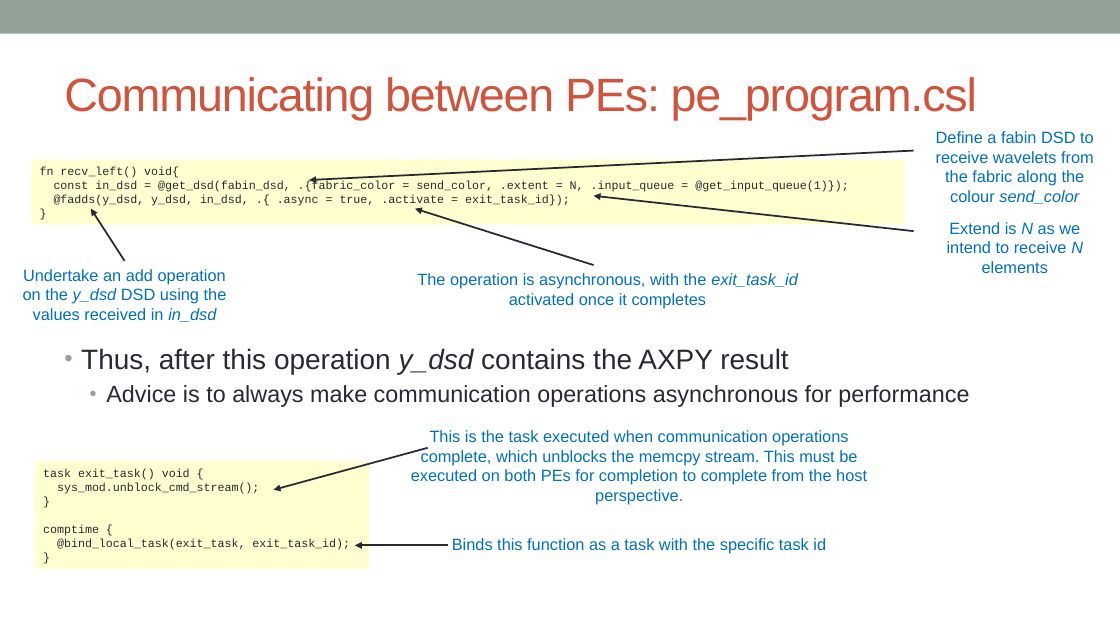
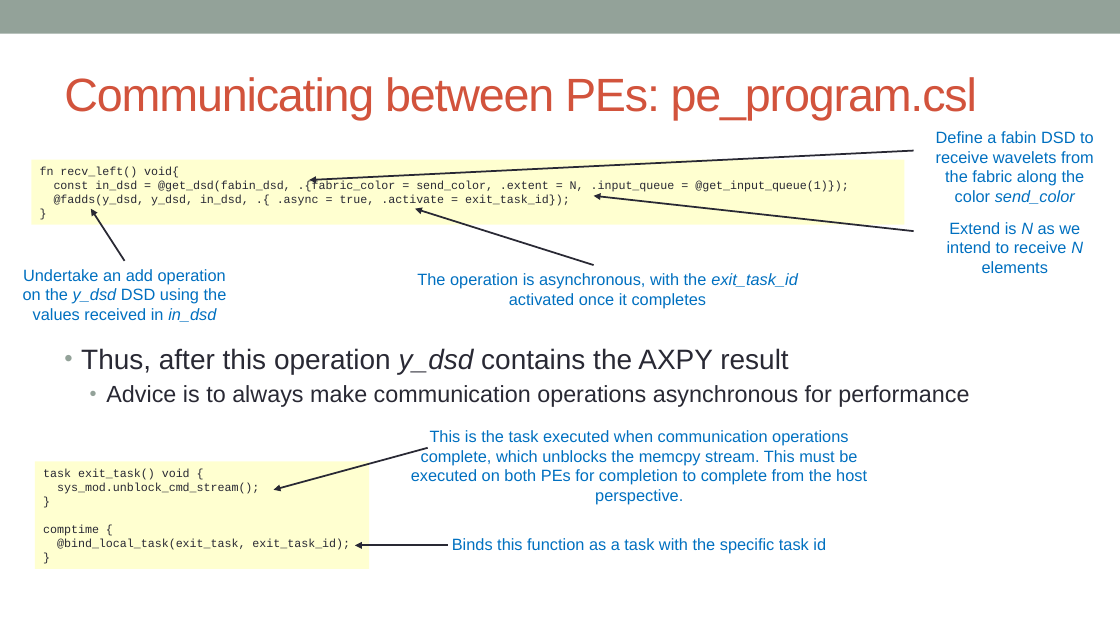
Before and after one commit to EPCCed/cs2-sdk-training, a slide deck: slide 11 of lectures/powerpoints/SDK-walkthrough-part-two.pptx. Drawn at 1120x630 pixels with LibreOffice and Linux fonts; fonts in the diff are those of the drawing. Boxes give left, top, right and bottom in pixels: in the first picture for what was removed or moved away, otherwise in the second. Text is boxed around its words. In the diff, an @@ line names an element or a change of style, - is before the commit and + after.

```diff
--- a/lectures/powerpoints/SDK-walkthrough-part-two.pptx
+++ b/lectures/powerpoints/SDK-walkthrough-part-two.pptx
@@ text at (936,131,1094,204): text changed @@
-Define a fabin DSD to receive wavelets from the fabric along the colour send_color
+Define a fabin DSD to receive wavelets from the fabric along the color send_color
```
Also in this commit, not shown: 5 other slides changed, 2 other files.
